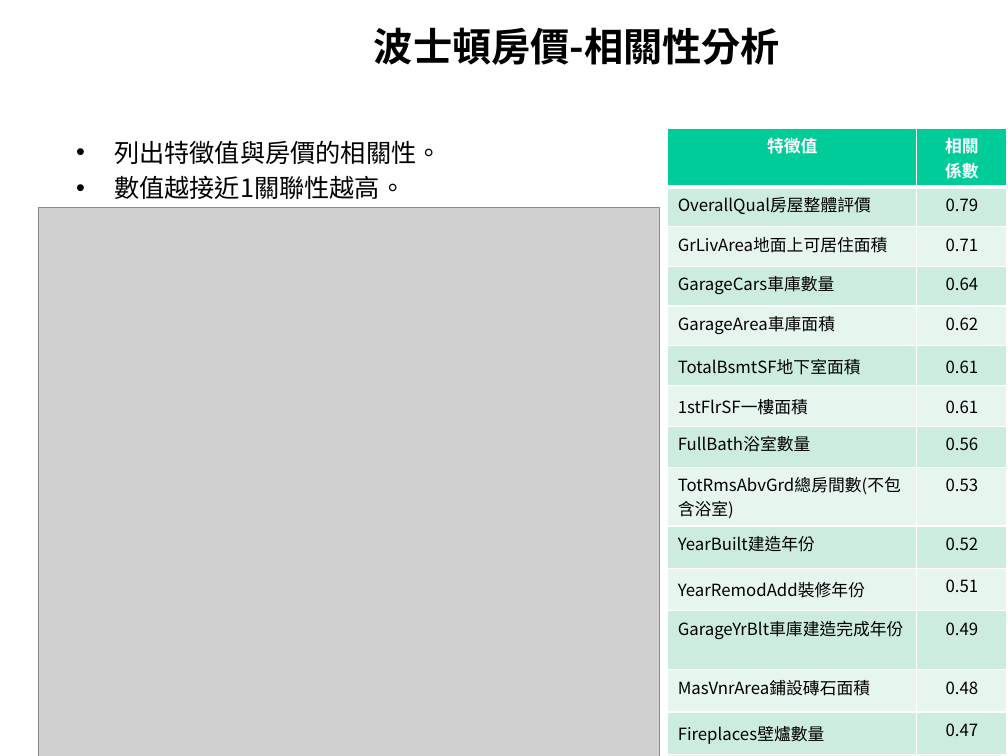
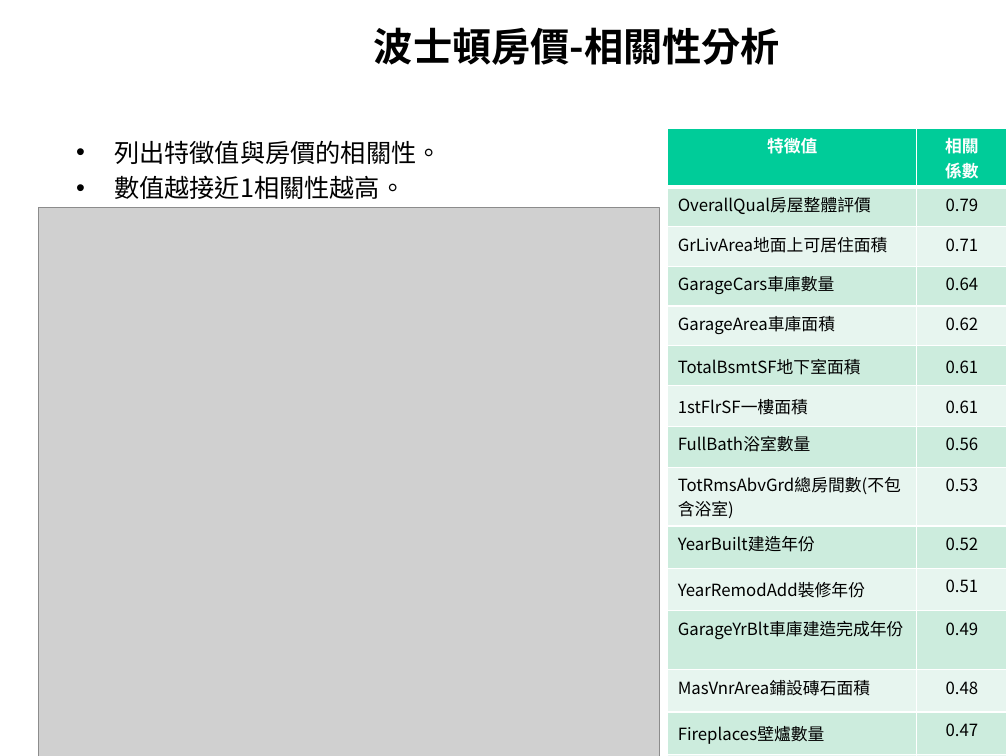
Before and after one commit to hrne/FINAL_REPORT, a slide deck: slide 24 of AI_Report/AI應用-不動產價格預測.pptx. Drawn at 1008x756 pixels with LibreOffice and Linux fonts; fonts in the diff are those of the drawing; grey boxes stand for pictures; background and template pictures are left out. Boxes give left, top, right and bottom in pixels: in the first picture for what was removed or moved away, otherwise in the second. Text is boxed around its words. In the diff, an @@ line names an element or a change of style, - is before the commit and + after.

```diff
--- a/AI_Report/AI應用-不動產價格預測.pptx
+++ b/AI_Report/AI應用-不動產價格預測.pptx
@@ text at [114,175,405,199]: text changed @@
-• 數值越接近1關聯性越高。
+• 數值越接近1相關性越高。
```
Also in this commit, not shown: 7 other slides changed, 1 other file.
